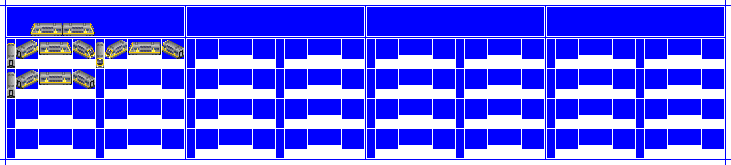
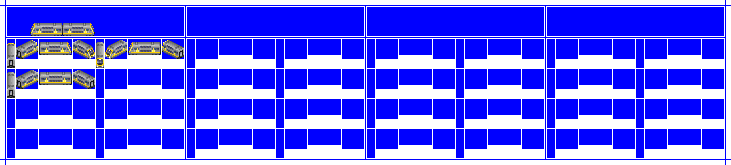
Comparing the layer stacks of the two w=731, h=165 images. Changes:
removed layer "CC1 copy #1" over [31, 33, 163, 57]
added layer "CC1 copy #2" above "BLACK" over [31, 33, 163, 57]